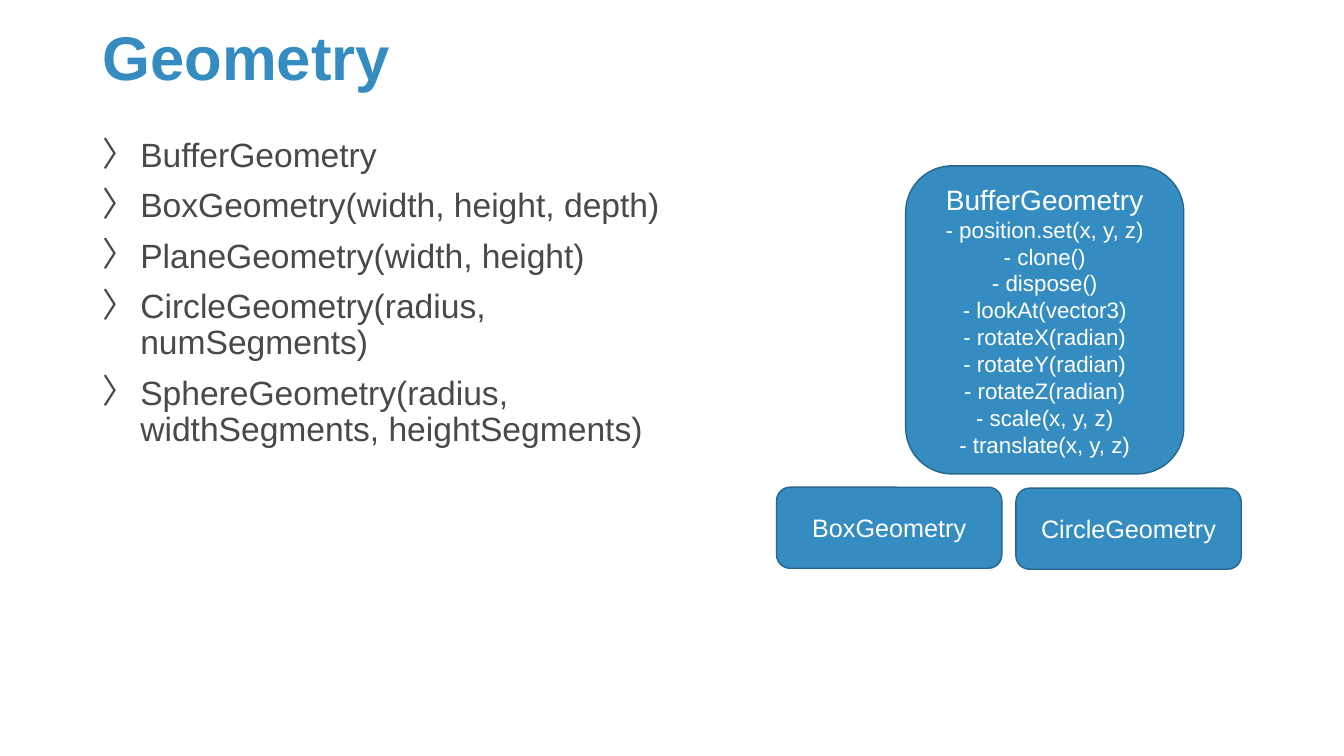
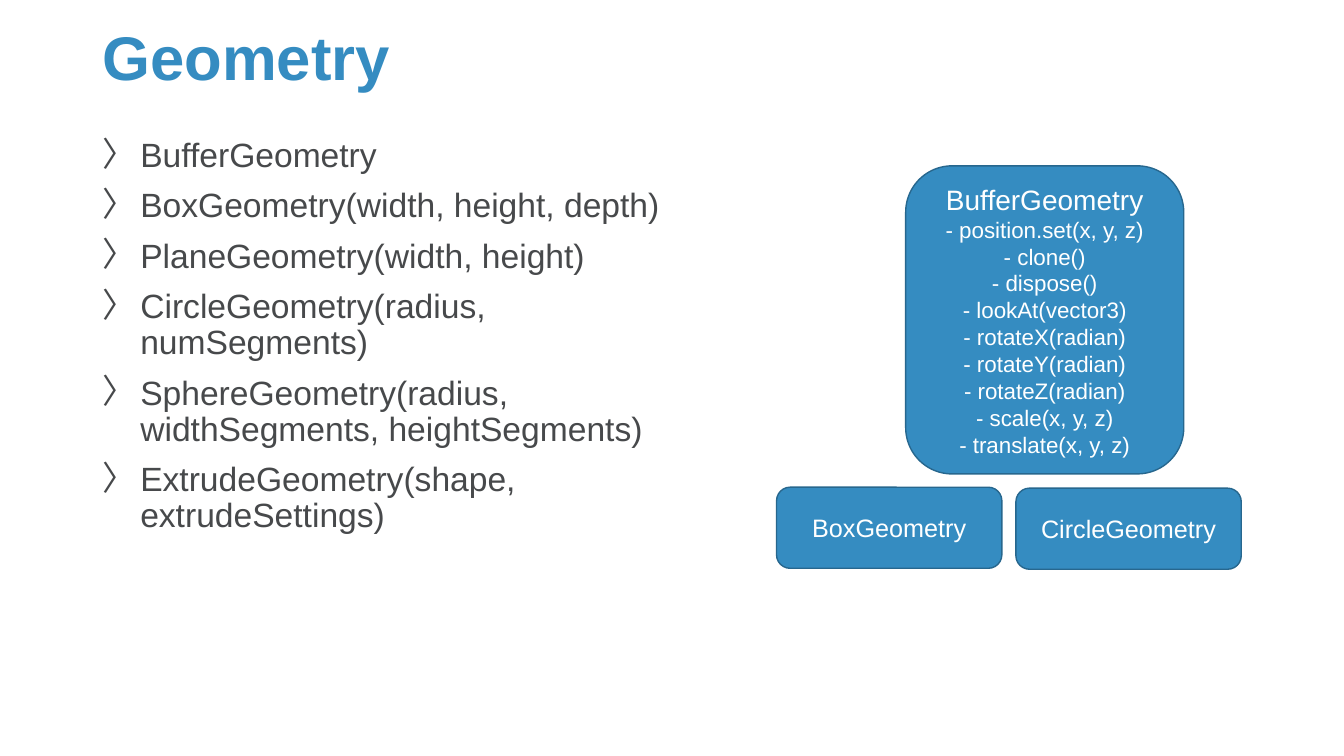
Before and after one commit to Sparks-Lu/TechNotes, a slide deck: slide 11 of Web/ThreeJS-Notes.pptx (slide 10 before the commit). Drawn at 1344x756 pixels with LibreOffice and Linux fonts; fonts in the diff are those of the drawing; background and template pictures are left out. Boxes give left, top, right and bottom in pixels: in the first picture for what was removed or moved away, otherwise in the second. Text is boxed around its words. In the diff, an @@ line names an element or a change of style, - is before the commit and + after.

```diff
--- a/Web/ThreeJS-Notes.pptx
+++ b/Web/ThreeJS-Notes.pptx
@@ text at [140,466,515,534]: paragraph added @@
+〉 ExtrudeGeometry(shape, extrudeSettings)
```
Also in this commit, not shown: 1 other slide changed, 3 slides added, 5 other files.
